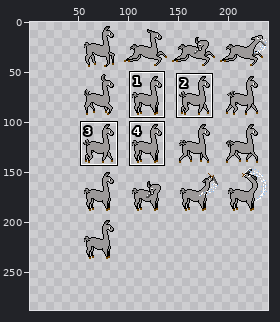
Sprite sheet: Secret Of Lama/Assets/Sprites/Character/Player/World/Llama_Side.png. Above: a wide view before the commit, with the close-up outlined.
Close-up. Old version:
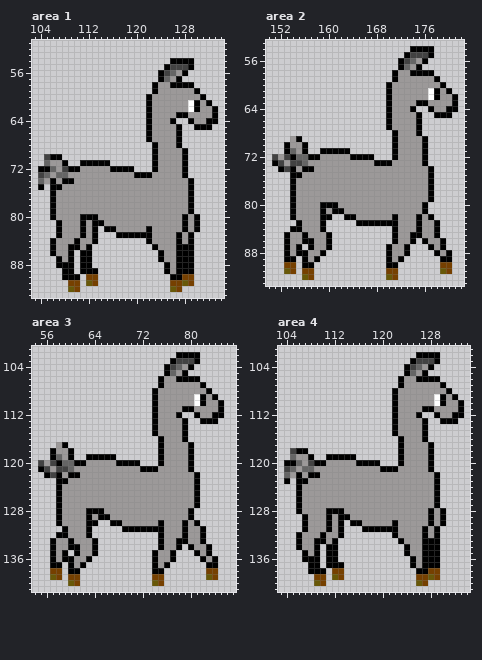
The file is 192x240 pixels. Shown: area 1: x 103..134, y 51..93; area 2: x 150..182, y 53..93; area 3: x 54..87, y 101..141; area 4: x 103..134, y 101..141. The old version is drawn lined up with the new one, on the new canvas. The wide view leaves out empty margins. The commit also changed other parts of the picture, which this record leaves out.
And afterwards:
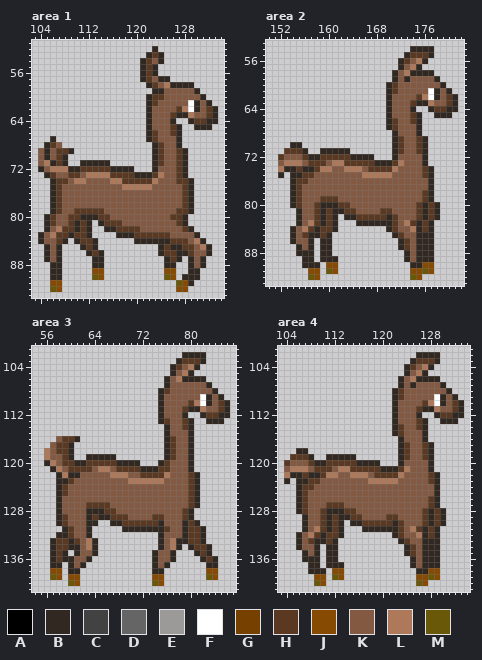
Palette (. is transparent): A #000000  B #312821  C #424242  D #656565  E #9c9999  F #ffffff  G #764000  H #5a3821  J #874a03  K #845942  L #ad795a  M #685808
Difference:
canvas 192x240 -> 240x288, the old top-left corner now at 48,0
Changed rows in their new state; - is an unchanged pixel.
Area 1:
first column x 104:
52 -------------------B----------
53 ------------------BHB---------
54 -----------------BHKB-....----
55 -----------------BHB-.....----
56 -----------------BHB.....-----
57 -----------------BHKBB..------
58 ------------------BHKLBBBB----
59 -------------------BBKKKKKB---
60 ------------------BHHKKKKKKB--
61 ------------------BHKKKKK-BKB-
62 ------------------BKKKKHL-BKHB
63 ------------------BKKKHBBLKKHB
64 ------------------BKKKB--BHHBB
65 ------------------BKKKHB--BBB-
66 ------------------BHKKHB------
67 --B---------------BHKKKB------
68 -BHK---------------BHKKB------
69 KBKHHB-------------BHKKHB-----
70 KBKHB--------------BHKKHB-----
71 KLBHB--BBBBB-------BHKKHB-----
72 BKLLLBBHHHHHBBBB---BKKKHB-----
73 .BHKKHHKLLLLHHHHBBBHLKKHB-----
74 ..BHHKLLKKKKLLHHHHHLKKKHHB----
75 .-BHKKKKKKKKKKLLLLLKKKKKHB----
76 --BHKKKKKKKKKKKKKKKKKKKKHB----
77 --BHKKKKKKKKKKKKKKKKKKKKHB----
78 --BHKKKKKKKKKKKKKKKKKKKKHB----
79 --BHKKHHHHHKKKKKKKKKKKKHHB----
80 -BHKKHHBBBHHKKKKKKKKKKHHB..---
81 -BHKKHBHB.BHHHKKKKKKKKKHB..---
82 -BKLHHBHB.-BBHHHHKKKKKKKHB.---
83 BKLHHBHHB.---BBBHHHHHHKKKKB---
84 BKKHB.BHHB------BBBBBBHHHKLB--
85 -BKB...BHB---------.BHBBHHKLB-
86 -BKB..-.BHB---------BHHBBHKKB-
87 -BKB..-..BB---------.BHB.BKB--
88 --BB..-..BB----------BB..BKB--
89 --BB..-..JJ----------JJ..BB---
90 --BB...-.MJ----------MJ.BBB---
91 --JJ-..-..------------.MJB----
92 --MJ-..---------------.JJ-----
Area 2:
first column x 151:
54 -----------------------BBBB----
55 ----------------------BHHHB----
56 ---------------------BHKLB-----
57 ---------------------BKLB------
58 --------------------BKLBBBB----
59 --------------------BKBKKKKB---
60 -------------------BHKKKKKKKB--
61 -------------------BHKKKKK-BKB-
62 -------------------BKKKKHL-BKHB
63 -------------------BKKKHBBLKKHB
64 -------------------BKKKB--BHHBB
65 -------------------BKKKHB--BBB-
66 -------------------BHKKHB------
67 -------------------BHKKKB------
68 --------------------BKKKB------
69 ---..---------------BHKKHB-----
70 --.BB.--------------BHKKHB-----
71 --HHHB--BBBBB-------BHKKHB-----
72 .HKKKHBBHHHHHBBBB---BKKKKB-----
73 .KLLLKHHHKLLHHHHHBBBHLKKKB-----
74 -LBBHBBHLLKKLLLKHHHHLKKKKHB----
75 -B-BBHHKKKKKKKKLLLLLKKKKKHB----
76 ---BHHKKKKKKKKKKKKKKKKKKKKB----
77 ---BHKKKKKKKKKKKKKKKKKKKKKB----
78 ---BHKKKKKKKKKKKKKKKKKKKKHB----
79 ---BHKKKHHHKKKKKKKKKKKKKKHB----
80 ---BHKKHBBBHHKKKKKKKKKKKHBHB---
81 ---.BKKHBHBBHHKKKKHHKKKKHBHB---
82 ---.BKKHBHB-BBHHHHHBHKKKHBHB---
83 ----BKLHBHB---BBBBBBHKLHBHB.---
84 ---BKLHBHHB--------BHKKLBHB.---
85 --.BKHBBHB----------BHKKBBB.---
86 --.BKKB.BB----------.BHKBBB..--
87 --..BKB.BB---------..BHKBBB..--
88 --..BBB.BB---------...BKBBB...-
89 --..-BB.BBB--------...BKBBB-..-
90 --..-BBB-JJ--------..--BBJJ-..-
91 --..-.JJ-MJ--------..--JJMJ-..-
92 -----.MJ-----------..--MJ------
Area 3:
first column x 55:
102 -----------------------.BBBB----
103 ----------------------.BHHHB----
104 ---------------------.BHKLB-----
105 ---------------------.BKLB------
106 --------------------.BKLBBBB----
107 --------------------.BKKKKKKB---
108 -------------------.BHKKKKKKKB--
109 -------------------.BKKKKKKFBKB-
110 -------------------.BKKKKHLFBKHB
111 -------------------.BKKKHBBLKKHB
112 -------------------.BKKKB-.BHHBB
113 -------------------.BHKKHB-.BBB-
114 -------------------..BKKHB------
115 -------------------..BKKKB------
116 ---KHHB-------------.BHKKB------
117 --KHHB--------------.BHKKB------
118 -LKHHB--------------.BHKKB------
119 -LKKHB--BBBBB-------.BHKKB------
120 .BLKHHBBHHHHHBBBB---BHKKKB------
121 ..BLKHHHHKLLKHHHHBBBHHKKKB------
122 -..BLBBKKKKKLLLKKHHHHLKKKHB-----
123 ---BBHKKKKKKKKKLLLLLLKKKKHB-----
124 ---BHKKKKKKKKKKKKKKKKKKKKHB-----
125 ---BHKKKKKKKKKKKKKKKKKKKKHB-----
126 ---BKKKKKKKKKKKKKKKKKKKKKHB-----
127 ---BKKKKHHHHKKKKKKKKKKKKKHB-----
128 ---BKKKKBBBHHKKKKKKKKKKKHB------
129 ---BHKKKBHBBHHHKKKKHHKKKHB------
130 ---BHKKKBB--BBHHHHHHBKKKBHB-----
131 ----BHKKB-----BBBBBBBHKKBHHB----
132 ---BBHKKB-----------BKKKBHHB----
133 --BHHBHKLB----------BKLBBHHB----
134 --BHHBBKLB----------BKLB-BHHB---
135 --BHB-BKKB---------BKKB---BHB---
136 --BHBBKKB----------BKKB----BHB--
137 --BB-BKB-----------BKB------BB--
138 --JJ-BB------------BB-------JJ--
139 ---J-JJ------------JJ--------J--
140 ------J-------------J-----------
Area 4:
first column x 104:
102 ----------------------BBBB----
103 ---------------------BHHHB----
104 --------------------BHKLB-----
105 --------------------BKLB------
106 -------------------BKLBBBB----
107 -------------------BKBKKKKB---
108 ------------------BHKKKKKKKB--
109 ------------------BHKKKKK-BKB-
110 ------------------BKKKKHL-BKHB
111 ------------------BKKKHBBLKKHB
112 ------------------BKKKB--BHHBB
113 ------------------BKKKHB--BBB-
114 ------------------BHKKHB------
115 ------------------BHKKKB------
116 -------------------BKKKB------
117 -------------------BHKKHB-----
118 -.BB---------------BHKKHB-----
119 -HHHB--BBBBB-------BHKKHB-----
120 HKKKHBBHHHHHBBBB---BKKKKB-----
121 KLLLKHHHKLLHHHHHBBBHLKKKB-----
122 LBBHBBHLLKKLLLKHHHHLKKKKHB----
123 B-BBHHKKKKKKKKLLLLLKKKKKHB----
124 --BHHKKKKKKKKKKKKKKKKKKKKB----
125 --BHKKKKKKKKKKKKKKKKKKKKKB----
126 --BHKKKKKKKKKKKKKKKKKKKKHB----
127 --BHKKKHHHKKKKKKKKKKKKKKHB----
128 --BHKKHBBBHHKKKKKKKKKKKHBHB---
129 ---BKKHBHBBHHKKKKHHKKKKHBHB---
130 ---BKKHBHB-BBHHHHHBHKKKHBHB---
131 ---BKLHBHB---BBBBBBHKLHBHB----
132 --BKLHBHHB--------BHKKLBHB----
133 --BKHBBHB----------BHKKBBB----
134 --BKKB-BB-----------BHKBBB----
135 ---BKB-BB-----------BHKBBB----
136 ---BBB-BB------------BKBBB----
137 ----BB-BBB-----------BKBBB----
138 ----BBB-JJ------------BBJJ----
139 -----JJ--J------------JJ-J----
140 ------J----------------J------
